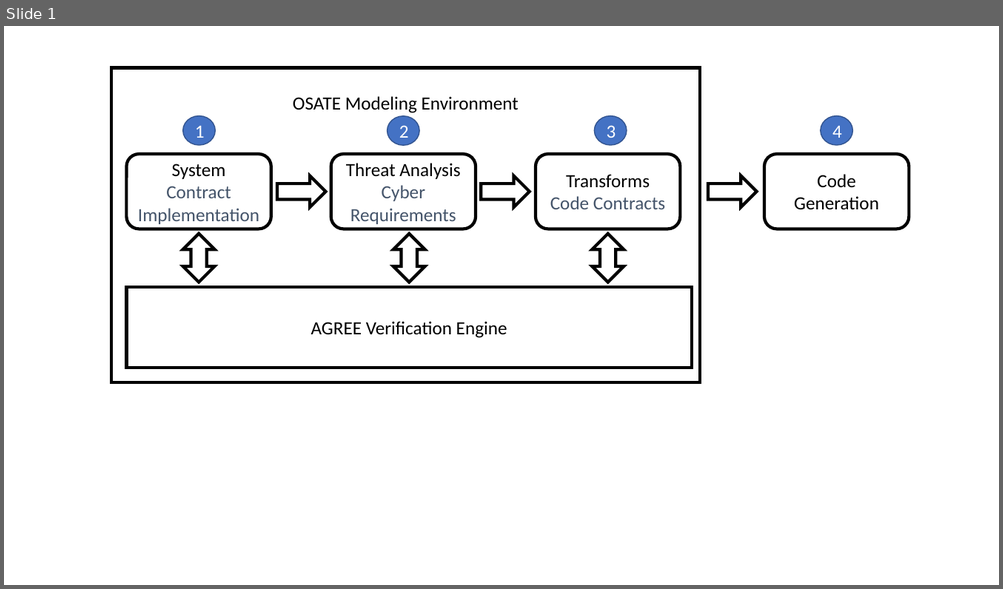
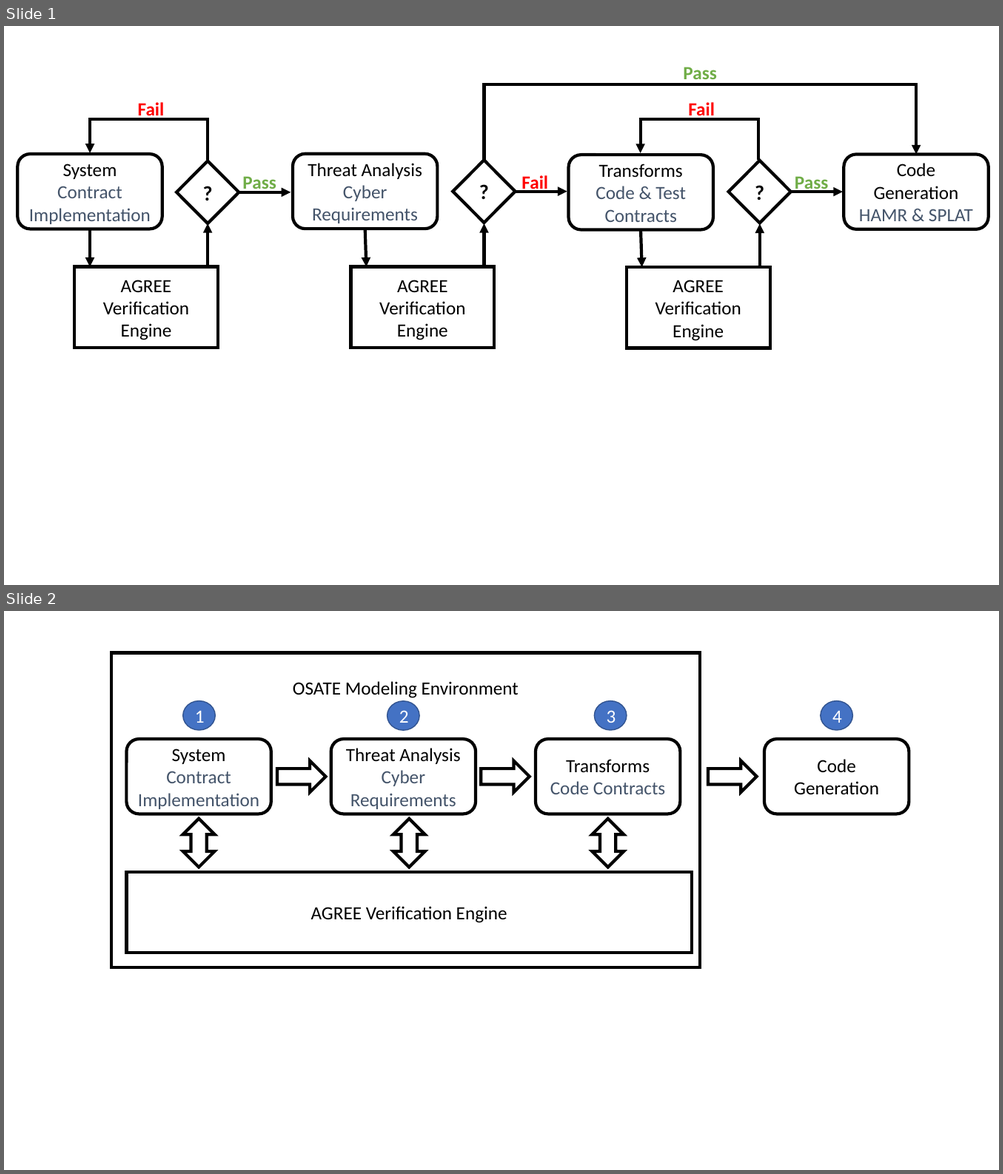
Before and after one commit to ericmercer/verified-mon-flt-synthesis, a slide deck: paper/figs/workflow.pptx. Shown one above the other, each under a label of ours: slide 1 before the commit, slides 1 and 2 after it. The pictures are 1003x589 and 1003x1174 pixels, drawn with LibreOffice and Linux fonts; fonts in the diff are those of the drawing. Boxes give left, top, right and bottom in pixels: in the first picture for what was removed or moved away, otherwise in the second. Text is boxed around its words. In the diff, an @@ line names an element or a change of style, - is before the commit and + after.

```diff
--- a/paper/figs/workflow.pptx
+++ b/paper/figs/workflow.pptx
@@ slide 1 added at (x1=4, y1=26, x2=999, y2=585), background #FFFFFF @@
@@ text added at (x1=683, y1=67, x2=716, y2=84), 18 pt, text #70AD47, bold @@
+Pass
@@ elbow arrow added from (484, 160) to (916, 154), #000000 3 pt @@
@@ text added at (x1=138, y1=102, x2=165, y2=121), 18 pt, text #FF0000, bold @@
+Fail
@@ text added at (x1=688, y1=102, x2=714, y2=121), 18 pt, text #FF0000, bold @@
+Fail
@@ elbow arrow added from (208, 160) to (90, 153), #000000 3 pt @@
@@ elbow arrow added from (758, 160) to (640, 153), #000000 3 pt @@
@@ rounded rectangle added at (x1=17, y1=154, x2=162, y2=230), fill #FFFFFF, outline #000000 3 pt, 18 pt, text #44546A @@
+System
+Contract
+Implementation
@@ rounded rectangle added at (x1=293, y1=153, x2=438, y2=229), fill #FFFFFF, outline #000000 3 pt, 18 pt, text #44546A @@
+Threat Analysis
+Cyber Requirements
@@ rounded rectangle added at (x1=569, y1=155, x2=714, y2=230), fill #FFFFFF, outline #000000 3 pt, 18 pt, text #44546A @@
+Transforms
+Code & Test Contracts
@@ rounded rectangle added at (x1=843, y1=154, x2=988, y2=230), fill #FFFFFF, outline #000000 3 pt, 18 pt, text #000000 @@
+Code Generation
+HAMR & SPLAT
@@ diamond added at (x1=176, y1=161, x2=239, y2=224), fill #FFFFFF, outline #000000 3 pt, 20 pt, text #000000, bold @@
+?
@@ text added at (x1=242, y1=176, x2=276, y2=193), 18 pt, text #70AD47, bold @@
+Pass
@@ diamond added at (x1=453, y1=160, x2=516, y2=223), fill #FFFFFF, outline #000000 3 pt, 20 pt, text #000000, bold @@
+?
@@ text added at (x1=521, y1=173, x2=548, y2=193), 18 pt, text #FF0000, bold @@
+Fail
@@ diamond added at (x1=728, y1=160, x2=791, y2=223), fill #FFFFFF, outline #000000 3 pt, 20 pt, text #000000, bold @@
+?
@@ text added at (x1=794, y1=176, x2=828, y2=193), 18 pt, text #70AD47, bold @@
+Pass
@@ arrow added from (239, 192) to (290, 192), #000000 3 pt @@
@@ arrow added from (515, 192) to (567, 192), #000000 3 pt @@
@@ arrow added from (791, 192) to (842, 192), #000000 3 pt @@
@@ arrow added from (208, 267) to (208, 224), #000000 3 pt @@
@@ arrow added from (484, 267) to (484, 224), #000000 3 pt @@
@@ arrow added from (760, 267) to (760, 224), #000000 3 pt @@
@@ arrow added from (90, 229) to (90, 267), #000000 3 pt @@
@@ arrow added from (365, 229) to (366, 267), #000000 3 pt @@
@@ arrow added from (640, 229) to (642, 267), #000000 3 pt @@
@@ rectangle added at (x1=74, y1=267, x2=217, y2=349), fill #FFFFFF, outline #000000 3 pt, 18 pt, text #000000 @@
+AGREE Verification Engine
@@ rectangle added at (x1=351, y1=267, x2=494, y2=349), fill #FFFFFF, outline #000000 3 pt, 18 pt, text #000000 @@
+AGREE Verification Engine
@@ rectangle added at (x1=626, y1=267, x2=769, y2=349), fill #FFFFFF, outline #000000 3 pt, 18 pt, text #000000 @@
+AGREE Verification Engine
@@ what was slide 1 is now slide 2 @@
```
Also in this commit, not shown: 3 other files.
